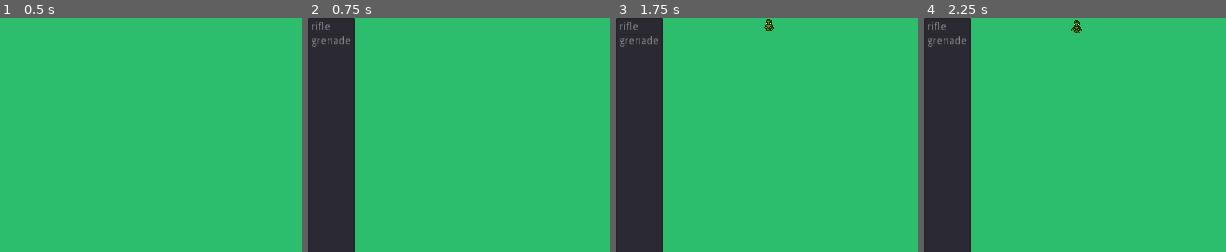
Above: before the commit, frames 1-4 (left to right).
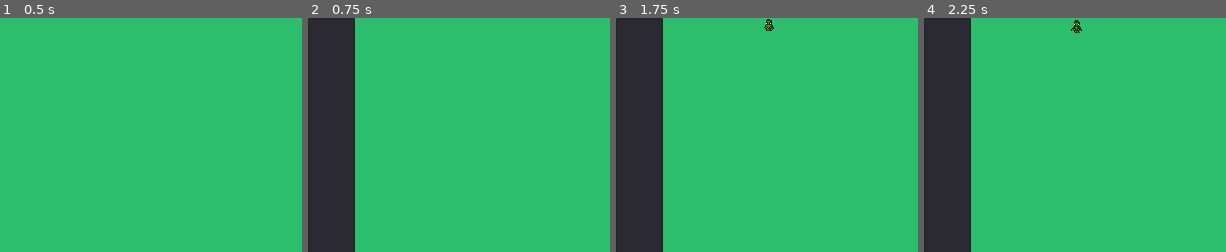
Above: after the commit, the same moments.

Repository: StarboySean/ZombieCommand
Game: Godot game, scene res://Source/Main.tscn
The game is run twice, just before and just after one commit, with the same random seed, the same clock (stepped at 60 frames per second) and the same inputs. Sound files missing from this copy of the repository are replaced by a short silence.
Inputs (mouse positions are % of the whole screen's width and height, from its top left):
- Up to frame 1 (0.5 s): no input
- Up to frame 2 (0.75 s): click "Play" at 0.5 s
- Up to frame 3 (1.75 s): tap Enter at 1.25 s; move the mouse to (95, 45) at 1.27 s; press the mouse at (95, 45) at 1.28 s
- Up to frame 4 (2.25 s): tap Space at 2 s; move the mouse to (40, 55) at 2.02 s; release the mouse at (40, 55) at 2.03 s; click (40, 55) at 2.1 s
The pictures show only the part of the screen within x 0-50%, y 0-50%; the shares and areas given below are measured in that part.

Frame 1 is identical in both runs. In frame 2, 0.3% of the frame differs, in the area x 1-14%, y 1-13%; in frame 3, 0.3%; in frame 4, 0.3%.
Error after the commit: Parse Error: Can't preload resource at path: res://Source/Explosion.tscn (res://Source/Weapons.gd:5)

Commit message:
grenades

Diff:
--- a/Source/Explosion.gd
+++ b/Source/Explosion.gd
@@ -1,9 +1,16 @@
 extends Area2D
+
+func _ready():
+	$AnimatedSprite.play("default")
 
 func _physics_process(delta):
 	for body in get_overlapping_bodies():
 		body.queue_free()
 
 
-func _on_Timer_timeout():
+
+
+
+
+func _on_AudioStreamPlayer_finished():
 	queue_free()
--- a/Source/Explosion.tscn
+++ b/Source/Explosion.tscn
@@ -1,17 +1,282 @@
-[gd_scene load_steps=3 format=2]
+[gd_scene load_steps=56 format=2]
 
 [ext_resource path="res://Source/Explosion.gd" type="Script" id=1]
+[ext_resource path="res://Assets/explosion1.png" type="Texture" id=2]
+[ext_resource path="res://Assets/explosions/explosion02.wav" type="AudioStream" id=3]
 
 [sub_resource type="CircleShape2D" id=1]
 radius = 30.0
 
+[sub_resource type="AtlasTexture" id=2]
+flags = 4
+atlas = ExtResource( 2 )
+region = Rect2( 0, 0, 100, 100 )
+
+[sub_resource type="AtlasTexture" id=3]
+flags = 4
+atlas = ExtResource( 2 )
+region = Rect2( 100, 0, 100, 100 )
+
+[sub_resource type="AtlasTexture" id=4]
+flags = 4
+atlas = ExtResource( 2 )
+region = Rect2( 200, 0, 100, 100 )
+
+[sub_resource type="AtlasTexture" id=5]
+flags = 4
+atlas = ExtResource( 2 )
+region = Rect2( 300, 0, 100, 100 )
+
+[sub_resource type="AtlasTexture" id=6]
+flags = 4
+atlas = ExtResource( 2 )
+region = Rect2( 400, 0, 100, 100 )
+
+[sub_resource type="AtlasTexture" id=7]
+flags = 4
+atlas = ExtResource( 2 )
+region = Rect2( 500, 0, 100, 100 )
+
+[sub_resource type="AtlasTexture" id=8]
+flags = 4
+atlas = ExtResource( 2 )
+region = Rect2( 600, 0, 100, 100 )
+
+[sub_resource type="AtlasTexture" id=9]
+flags = 4
+atlas = ExtResource( 2 )
+region = Rect2( 700, 0, 100, 100 )
+
+[sub_resource type="AtlasTexture" id=10]
+flags = 4
+atlas = ExtResource( 2 )
+region = Rect2( 800, 0, 100, 100 )
+
+[sub_resource type="AtlasTexture" id=11]
+flags = 4
+atlas = ExtResource( 2 )
+region = Rect2( 900, 0, 100, 100 )
+
+[sub_resource type="AtlasTexture" id=12]
+flags = 4
+atlas = ExtResource( 2 )
+region = Rect2( 0, 100, 100, 100 )
+
+[sub_resource type="AtlasTexture" id=13]
+flags = 4
+atlas = ExtResource( 2 )
+region = Rect2( 100, 100, 100, 100 )
+
+[sub_resource type="AtlasTexture" id=14]
+flags = 4
+atlas = ExtResource( 2 )
+region = Rect2( 200, 100, 100, 100 )
+
+[sub_resource type="AtlasTexture" id=15]
+flags = 4
+atlas = ExtResource( 2 )
+region = Rect2( 300, 100, 100, 100 )
+
+[sub_resource type="AtlasTexture" id=16]
+flags = 4
+atlas = ExtResource( 2 )
+region = Rect2( 400, 100, 100, 100 )
+
+[sub_resource type="AtlasTexture" id=17]
+flags = 4
+atlas = ExtResource( 2 )
+region = Rect2( 500, 100, 100, 100 )
+
+[sub_resource type="AtlasTexture" id=18]
+flags = 4
+atlas = ExtResource( 2 )
+region = Rect2( 600, 100, 100, 100 )
+
+[sub_resource type="AtlasTexture" id=19]
+flags = 4
+atlas = ExtResource( 2 )
+region = Rect2( 700, 100, 100, 100 )
+
+[sub_resource type="AtlasTexture" id=20]
+flags = 4
+atlas = ExtResource( 2 )
+region = Rect2( 800, 100, 100, 100 )
+
+[sub_resource type="AtlasTexture" id=21]
+flags = 4
+atlas = ExtResource( 2 )
+region = Rect2( 900, 100, 100, 100 )
+
+[sub_resource type="AtlasTexture" id=22]
+flags = 4
+atlas = ExtResource( 2 )
+region = Rect2( 0, 200, 100, 100 )
+
+[sub_resource type="AtlasTexture" id=23]
+flags = 4
+atlas = ExtResource( 2 )
+region = Rect2( 100, 200, 100, 100 )
+
+[sub_resource type="AtlasTexture" id=24]
+flags = 4
+atlas = ExtResource( 2 )
+region = Rect2( 200, 200, 100, 100 )
+
+[sub_resource type="AtlasTexture" id=25]
+flags = 4
+atlas = ExtResource( 2 )
+region = Rect2( 300, 200, 100, 100 )
+
+[sub_resource type="AtlasTexture" id=26]
+flags = 4
+atlas = ExtResource( 2 )
+region = Rect2( 400, 200, 100, 100 )
+
+[sub_resource type="AtlasTexture" id=27]
+flags = 4
+atlas = ExtResource( 2 )
+region = Rect2( 500, 200, 100, 100 )
+
+[sub_resource type="AtlasTexture" id=28]
+flags = 4
+atlas = ExtResource( 2 )
+region = Rect2( 600, 200, 100, 100 )
+
+[sub_resource type="AtlasTexture" id=29]
+flags = 4
+atlas = ExtResource( 2 )
+region = Rect2( 700, 200, 100, 100 )
+
+[sub_resource type="AtlasTexture" id=30]
+flags = 4
+atlas = ExtResource( 2 )
+region = Rect2( 800, 200, 100, 100 )
+
+[sub_resource type="AtlasTexture" id=31]
+flags = 4
+atlas = ExtResource( 2 )
+region = Rect2( 900, 200, 100, 100 )
+
+[sub_resource type="AtlasTexture" id=32]
+flags = 4
+atlas = ExtResource( 2 )
+region = Rect2( 0, 300, 100, 100 )
+
+[sub_resource type="AtlasTexture" id=33]
+flags = 4
+atlas = ExtResource( 2 )
+region = Rect2( 100, 300, 100, 100 )
+
+[sub_resource type="AtlasTexture" id=34]
+flags = 4
+atlas = ExtResource( 2 )
+region = Rect2( 200, 300, 100, 100 )
+
+[sub_resource type="AtlasTexture" id=35]
+flags = 4
+atlas = ExtResource( 2 )
+region = Rect2( 300, 300, 100, 100 )
+
+[sub_resource type="AtlasTexture" id=36]
+flags = 4
+atlas = ExtResource( 2 )
+region = Rect2( 400, 300, 100, 100 )
+
+[sub_resource type="AtlasTexture" id=37]
+flags = 4
+atlas = ExtResource( 2 )
+region = Rect2( 500, 300, 100, 100 )
+
+[sub_resource type="AtlasTexture" id=38]
+flags = 4
+atlas = ExtResource( 2 )
+region = Rect2( 600, 300, 100, 100 )
+
+[sub_resource type="AtlasTexture" id=39]
+flags = 4
+atlas = ExtResource( 2 )
+region = Rect2( 700, 300, 100, 100 )
+
+[sub_resource type="AtlasTexture" id=40]
+flags = 4
+atlas = ExtResource( 2 )
+region = Rect2( 800, 300, 100, 100 )
+
+[sub_resource type="AtlasTexture" id=41]
+flags = 4
+atlas = ExtResource( 2 )
+region = Rect2( 900, 300, 100, 100 )
+
+[sub_resource type="AtlasTexture" id=42]
+flags = 4
+atlas = ExtResource( 2 )
+region = Rect2( 0, 400, 100, 100 )
+
+[sub_resource type="AtlasTexture" id=43]
+flags = 4
+atlas = ExtResource( 2 )
+region = Rect2( 100, 400, 100, 100 )
+
+[sub_resource type="AtlasTexture" id=44]
+flags = 4
+atlas = ExtResource( 2 )
+region = Rect2( 200, 400, 100, 100 )
+
+[sub_resource type="AtlasTexture" id=45]
+flags = 4
+atlas = ExtResource( 2 )
+region = Rect2( 300, 400, 100, 100 )
+
+[sub_resource type="AtlasTexture" id=46]
+flags = 4
+atlas = ExtResource( 2 )
+region = Rect2( 400, 400, 100, 100 )
+
+[sub_resource type="AtlasTexture" id=47]
+flags = 4
+atlas = ExtResource( 2 )
+region = Rect2( 500, 400, 100, 100 )
+
+[sub_resource type="AtlasTexture" id=48]
+flags = 4
+atlas = ExtResource( 2 )
+region = Rect2( 600, 400, 100, 100 )
+
+[sub_resource type="AtlasTexture" id=49]
+flags = 4
+atlas = ExtResource( 2 )
+region = Rect2( 700, 400, 100, 100 )
+
+[sub_resource type="AtlasTexture" id=50]
+flags = 4
+atlas = ExtResource( 2 )
+region = Rect2( 800, 400, 100, 100 )
+
+[sub_resource type="AtlasTexture" id=51]
+flags = 4
+atlas = ExtResource( 2 )
+region = Rect2( 900, 400, 100, 100 )
+
+[sub_resource type="SpriteFrames" id=52]
+animations = [ {
+"frames": [ SubResource( 2 ), SubResource( 3 ), SubResource( 4 ), SubResource( 5 ), SubResource( 6 ), SubResource( 7 ), SubResource( 8 ), SubResource( 9 ), SubResource( 10 ), SubResource( 11 ), SubResource( 12 ), SubResource( 13 ), SubResource( 14 ), SubResource( 15 ), SubResource( 16 ), SubResource( 17 ), SubResource( 18 ), SubResource( 19 ), SubResource( 20 ), SubResource( 21 ), SubResource( 22 ), SubResource( 23 ), SubResource( 24 ), SubResource( 25 ), SubResource( 26 ), SubResource( 27 ), SubResource( 28 ), SubResource( 29 ), SubResource( 30 ), SubResource( 31 ), SubResource( 32 ), SubResource( 33 ), SubResource( 34 ), SubResource( 35 ), SubResource( 36 ), SubResource( 37 ), SubResource( 38 ), SubResource( 39 ), SubResource( 40 ), SubResource( 41 ), SubResource( 42 ), SubResource( 43 ), SubResource( 44 ), SubResource( 45 ), SubResource( 46 ), SubResource( 47 ), SubResource( 48 ), SubResource( 49 ), SubResource( 50 ), SubResource( 51 ) ],
+"loop": false,
+"name": "default",
+"speed": 60.0
+} ]
+
 [node name="Explosion" type="Area2D"]
 script = ExtResource( 1 )
 
 [node name="CollisionShape2D" type="CollisionShape2D" parent="."]
 shape = SubResource( 1 )
 
-[node name="Timer" type="Timer" parent="."]
-autostart = true
-
-[connection signal="timeout" from="Timer" to="." method="_on_Timer_timeout"]
+[node name="AnimatedSprite" type="AnimatedSprite" parent="."]
+position = Vector2( 0, -18 )
+frames = SubResource( 52 )
+
+[node name="AudioStreamPlayer" type="AudioStreamPlayer" parent="."]
+stream = ExtResource( 3 )
+autoplay = true
+
+[connection signal="finished" from="AudioStreamPlayer" to="." method="_on_AudioStreamPlayer_finished"]
--- a/Source/Game.gd
+++ b/Source/Game.gd
@@ -7,3 +7,12 @@
 	var zombie0 = Zombie0.instance()
 	zombie0.offset = $Weapons.rect_size.x
 	add_child(zombie0)
+
+
+func _on_Weapons_rifle(at):
+	$Rifle.cast_to = at - $Rifle.position
+	$Rifle.force_raycast_update()
+	if $Rifle.is_colliding():
+		var collider = $Rifle.get_collider()
+		collider.queue_free()
+	$Rifle/AudioStreamPlayer.play()
--- a/Source/Game.tscn
+++ b/Source/Game.tscn
@@ -1,7 +1,9 @@
-[gd_scene load_steps=3 format=2]
+[gd_scene load_steps=5 format=2]
 
 [ext_resource path="res://Source/Game.gd" type="Script" id=1]
 [ext_resource path="res://Source/Weapons.tscn" type="PackedScene" id=2]
+[ext_resource path="res://Assets/explosions/explosion06.wav" type="AudioStream" id=3]
+[ext_resource path="res://Source/Rifle.gd" type="Script" id=4]
 
 [node name="Game" type="Node2D"]
 script = ExtResource( 1 )
@@ -11,4 +13,12 @@
 
 [node name="Weapons" parent="." instance=ExtResource( 2 )]
 
+[node name="Rifle" type="RayCast2D" parent="."]
+position = Vector2( 573.169, 588.002 )
+script = ExtResource( 4 )
+
+[node name="AudioStreamPlayer" type="AudioStreamPlayer" parent="Rifle"]
+stream = ExtResource( 3 )
+
 [connection signal="timeout" from="Spawner" to="." method="_on_Spawner_timeout"]
+[connection signal="rifle" from="Weapons" to="." method="_on_Weapons_rifle"]
--- /dev/null
+++ b/Source/Rifle.gd
@@ -0,0 +1,2 @@
+extends RayCast2D
+onready var viewport_rect := get_viewport_rect()
--- a/Source/Weapons.gd
+++ b/Source/Weapons.gd
@@ -1,5 +1,7 @@
 extends ItemList
-onready var viewport_rect := get_viewport_rect()
+signal rifle(at)
+signal grenade(at)
+
 const Explosion := preload("res://Source/Explosion.tscn")
 enum Weapon{
 	UNARMED = -1,
@@ -16,11 +18,7 @@
 	var item := items[0]
 	match item:
 		Weapon.RIFLE:
-			$RayCast2D.cast_to = at - $RayCast2D.position
-			$RayCast2D.force_raycast_update()
-			if $RayCast2D.is_colliding():
-				var collider = $RayCast2D.get_collider()
-				collider.queue_free()
+			emit_signal("rifle", at)
 		Weapon.GRENADE:
 			var explosion := Explosion.instance()
 			explosion.position = at
@@ -28,8 +26,7 @@
 func _ready():
 	add_item("rifle")
 	add_item("grenade")
-	$RayCast2D.position.y = viewport_rect.size.y
-	$RayCast2D.position.x = (viewport_rect.size.x - rect_size.x) *0.5 + rect_size.x
+
 
 func _input(event):
 	if event is InputEventMouseButton and event.is_action_pressed("fire"):
--- a/Source/Weapons.tscn
+++ b/Source/Weapons.tscn
@@ -9,5 +9,3 @@
 __meta__ = {
 "_edit_use_anchors_": false
 }
-
-[node name="RayCast2D" type="RayCast2D" parent="."]
